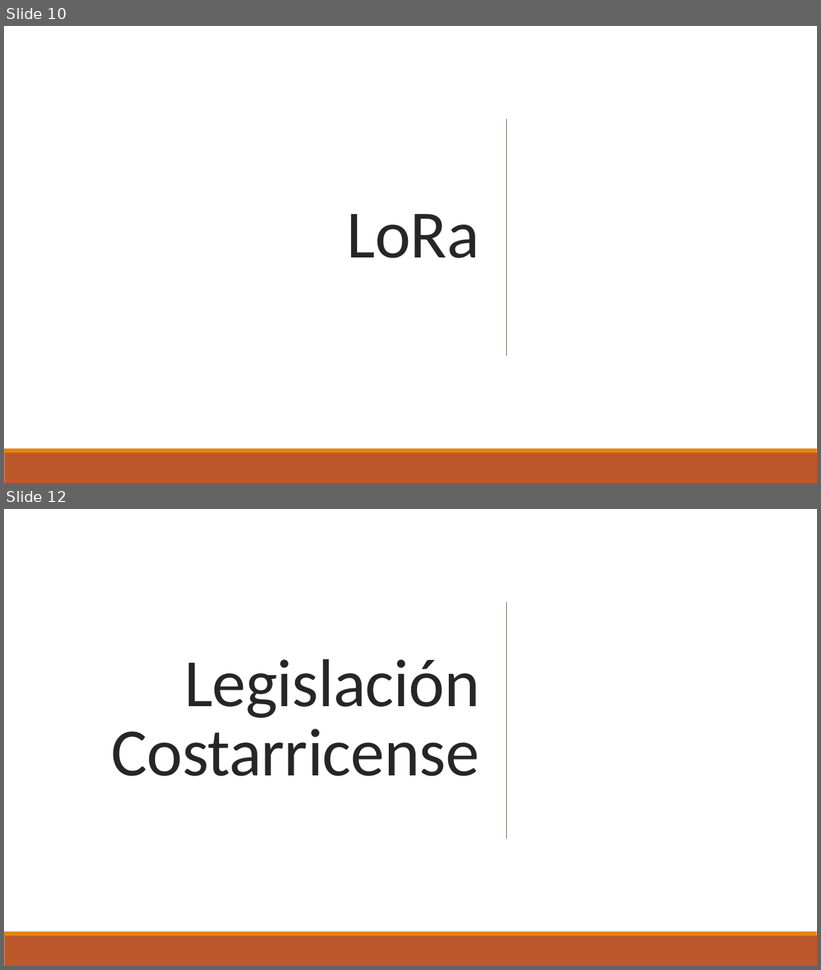
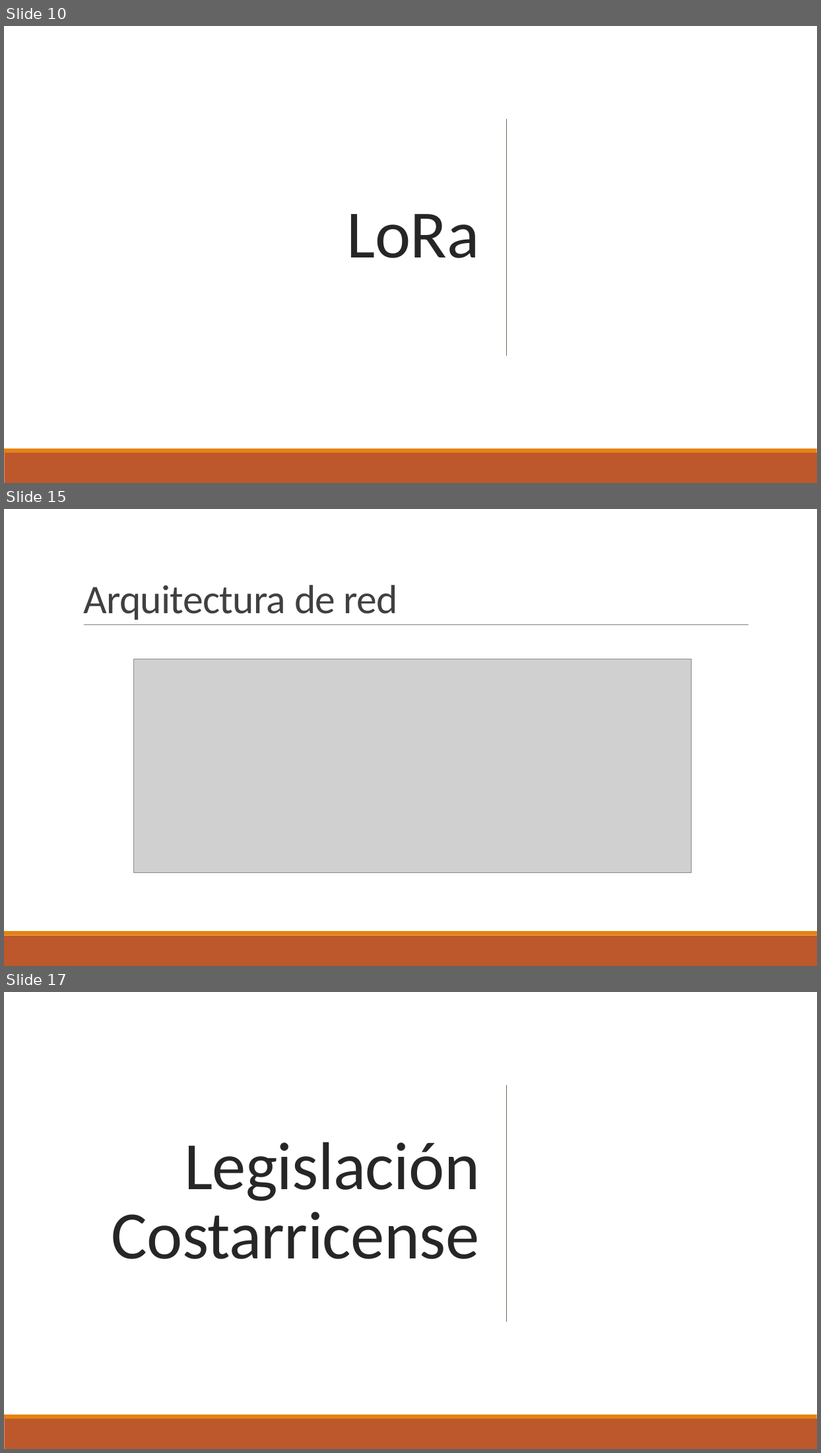
Before and after one commit to oscarconejoc/Taller_Integrador_Grupo6, a slide deck: Investigacion Inicial/Sistema de comunicaciones LoRa.pptx. Shown one above the other, each under a label of ours: slides 10 and 12 before the commit, slides 10, 15 and 17 after it; the slides between them are not shown. The pictures are 821x970 and 821x1453 pixels, drawn with LibreOffice and Linux fonts; fonts in the diff are those of the drawing; grey boxes stand for pictures. Boxes give left, top, right and bottom in pixels: in the first picture for what was removed or moved away, otherwise in the second. Text is boxed around its words. In the diff, an @@ line names an element or a change of style, - is before the commit and + after.

```diff
--- a/Investigacion Inicial/Sistema de comunicaciones LoRa.pptx
+++ b/Investigacion Inicial/Sistema de comunicaciones LoRa.pptx
@@ slide 15 added at [4, 509, 817, 966], background #FFFFFF @@
@@ title added at [83, 585, 398, 620], 48 pt, text #404040 @@
+Arquitectura de red
@@ line added from (84, 625) to (748, 625), #808080 0.5 pt @@
@@ picture added at [134, 659, 692, 873] @@
@@ rectangle added at [4, 936, 817, 966], fill #BD582C @@
@@ rectangle added at [4, 931, 817, 936], fill #E48312 @@
@@ what was slide 12 is now slide 17 @@
```
Also in this commit, not shown: 6 other slides added, 2 slides removed.
